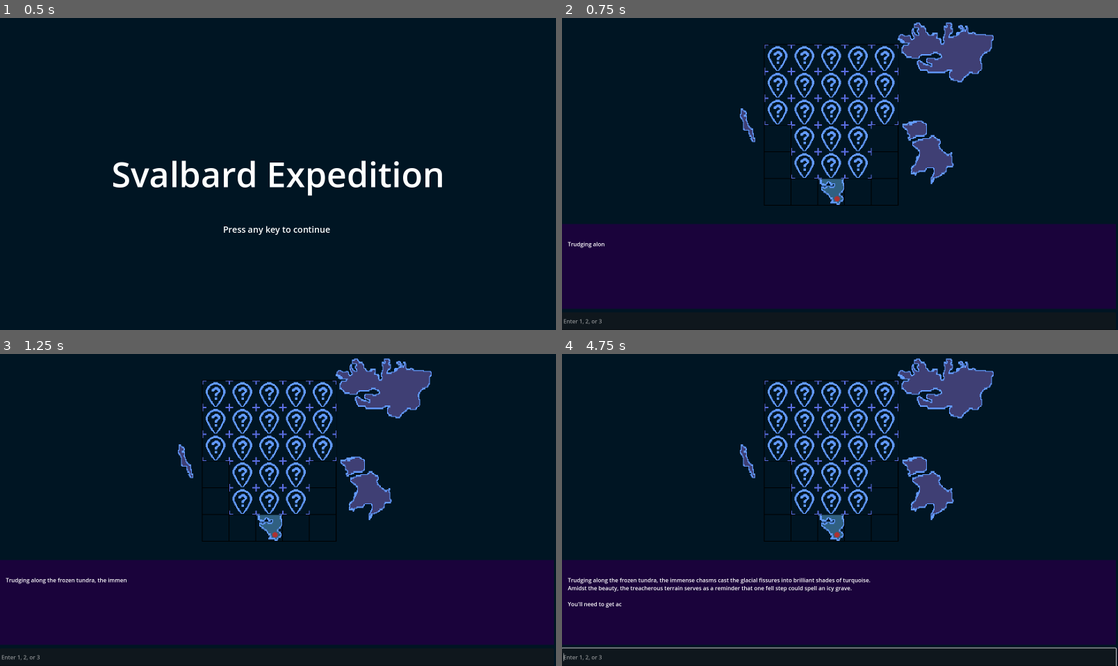
Above: before the commit, frames 1-4 (two rows, left to right).
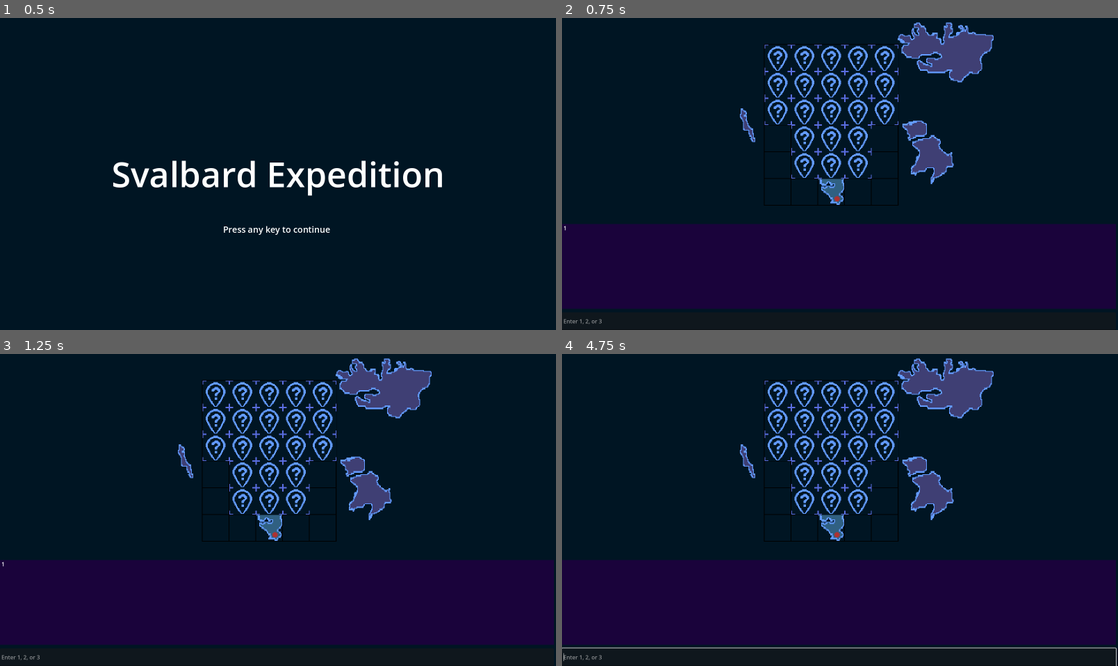
Above: after the commit, the same moments.

Repository: sshook98/SvalbardRepository
Game: Godot game, scene res://scenes/title_screen.tscn
Same seed, same stepped clock (60 frames per second), same inputs: the game is played once before the commit and once after it. Before the commit the project starts from res://title_screen.tscn.
Inputs (mouse positions are in pixels of both pictures, inside the frame that each line leads up to):
- Up to frame 1 (0.5 s): no input
- Up to frame 2 (0.75 s): tap Enter at 0.5 s; tap P at 0.6 s
- Up to frame 3 (1.25 s): no input
- Up to frame 4 (4.75 s): click (840, 656) at 1.27 s; type "12" at 1.35 s; tap P every 0.75 s from 2.1 to 4.35 s; tap Space at 3.5 s; tap Enter at 4.25 s

Frame 1 is identical in both runs. In frame 2, less than 0.1% of the frame differs, in the area x 0-8%, y 66-74%; in frame 3, 0.2%; in frame 4, 1.0%, in the area x 1-56%, y 71-82%.

Commit message:
Adding classes for Encounters and Options
This defines the basic structure to expand out the encounters for the game

Diff:
--- a/game_manager.tscn
+++ /dev/null
@@ -1,126 +0,0 @@
-[gd_scene load_steps=5 format=3 uid="uid://bnqmqvyajrxfx"]
-
-[ext_resource type="Script" path="res://game_manager.gd" id="1_r0oxt"]
-[ext_resource type="Texture2D" uid="uid://bah3o1e8m7076" path="res://Svalbard Overall Map Grid 1000 Updated.png" id="2_6bwyn"]
-[ext_resource type="Texture2D" uid="uid://d0qbbyknx3h0" path="res://SvalbardMapDot.png" id="3_r2c3j"]
-[ext_resource type="PackedScene" uid="uid://dwavlj7arfn1f" path="res://map_tiles.tscn" id="4_aql72"]
-
-[node name="GameManager" type="Node2D"]
-script = ExtResource("1_r0oxt")
-
-[node name="LineEdit" type="LineEdit" parent="."]
-anchors_preset = 12
-anchor_top = 1.0
-anchor_right = 1.0
-anchor_bottom = 1.0
-offset_top = 849.0
-offset_right = 1594.0
-offset_bottom = 901.0
-grow_horizontal = 2
-grow_vertical = 0
-placeholder_text = "Enter 1, 2, or 3"
-max_length = 1600
-
-[node name="RichTextLabel" type="RichTextLabel" parent="."]
-offset_top = 595.0
-offset_right = 1594.0
-offset_bottom = 839.0
-
-[node name="ColorRect" type="ColorRect" parent="RichTextLabel"]
-show_behind_parent = true
-layout_mode = 0
-offset_right = 1594.0
-offset_bottom = 244.0
-color = Color(0.102721, 0.0110778, 0.230014, 1)
-
-[node name="Control" type="Control" parent="."]
-layout_mode = 3
-anchors_preset = 15
-anchor_right = 1.0
-anchor_bottom = 1.0
-grow_horizontal = 2
-grow_vertical = 2
-
-[node name="Map" type="TextureRect" parent="."]
-offset_left = 272.0
-offset_right = 1330.0
-offset_bottom = 595.0
-texture = ExtResource("2_6bwyn")
-expand_mode = 1
-
-[node name="Dot" type="TextureRect" parent="Map"]
-layout_mode = 0
-offset_left = 473.0
-offset_top = 476.0
-offset_right = 793.0
-offset_bottom = 796.0
-scale = Vector2(0.3, 0.3)
-texture = ExtResource("3_r2c3j")
-
-[node name="A4" parent="Map" instance=ExtResource("4_aql72")]
-position = Vector2(311, 233)
-
-[node name="A5" parent="Map" instance=ExtResource("4_aql72")]
-position = Vector2(311, 156)
-
-[node name="A6" parent="Map" instance=ExtResource("4_aql72")]
-position = Vector2(311, 79)
-
-[node name="B2" parent="Map" instance=ExtResource("4_aql72")]
-position = Vector2(388, 387)
-
-[node name="B3" parent="Map" instance=ExtResource("4_aql72")]
-position = Vector2(388, 310)
-
-[node name="B4" parent="Map" instance=ExtResource("4_aql72")]
-position = Vector2(388, 233)
-
-[node name="B5" parent="Map" instance=ExtResource("4_aql72")]
-position = Vector2(388, 156)
-
-[node name="B6" parent="Map" instance=ExtResource("4_aql72")]
-position = Vector2(388, 79)
-
-[node name="C2" parent="Map" instance=ExtResource("4_aql72")]
-position = Vector2(465, 387)
-
-[node name="C3" parent="Map" instance=ExtResource("4_aql72")]
-position = Vector2(465, 310)
-
-[node name="C4" parent="Map" instance=ExtResource("4_aql72")]
-position = Vector2(465, 233)
-
-[node name="C5" parent="Map" instance=ExtResource("4_aql72")]
-position = Vector2(465, 156)
-
-[node name="C6" parent="Map" instance=ExtResource("4_aql72")]
-position = Vector2(465, 79)
-
-[node name="D2" parent="Map" instance=ExtResource("4_aql72")]
-position = Vector2(542, 387)
-
-[node name="D3" parent="Map" instance=ExtResource("4_aql72")]
-position = Vector2(542, 310)
-
-[node name="D4" parent="Map" instance=ExtResource("4_aql72")]
-position = Vector2(542, 233)
-
-[node name="D5" parent="Map" instance=ExtResource("4_aql72")]
-position = Vector2(542, 156)
-
-[node name="D6" parent="Map" instance=ExtResource("4_aql72")]
-position = Vector2(542, 79)
-
-[node name="E4" parent="Map" instance=ExtResource("4_aql72")]
-position = Vector2(619, 233)
-
-[node name="E5" parent="Map" instance=ExtResource("4_aql72")]
-position = Vector2(619, 156)
-
-[node name="E6" parent="Map" instance=ExtResource("4_aql72")]
-position = Vector2(619, 79)
-
-[node name="TypingTimer" type="Timer" parent="."]
-
-[connection signal="text_changed" from="LineEdit" to="." method="_on_line_edit_text_changed"]
-[connection signal="text_submitted" from="LineEdit" to="." method="_on_line_edit_text_submitted"]
--- a/project.godot
+++ b/project.godot
@@ -11,8 +11,8 @@
 [application]
 
 config/name="SvalbardExpedition"
-run/main_scene="res://title_screen.tscn"
-config/features=PackedStringArray("4.3", "Forward Plus")
+run/main_scene="res://scenes/title_screen.tscn"
+config/features=PackedStringArray("4.2", "Forward Plus")
 config/icon="res://icon.svg"
 
 [display]
--- /dev/null
+++ b/scenes/game_manager.tscn
@@ -0,0 +1,126 @@
+[gd_scene load_steps=5 format=3 uid="uid://bnqmqvyajrxfx"]
+
+[ext_resource type="Script" path="res://scripts/game_manager.gd" id="1_yarko"]
+[ext_resource type="Texture2D" uid="uid://bah3o1e8m7076" path="res://Svalbard Overall Map Grid 1000 Updated.png" id="2_y5oyw"]
+[ext_resource type="Texture2D" uid="uid://d0qbbyknx3h0" path="res://SvalbardMapDot.png" id="3_5jbsp"]
+[ext_resource type="PackedScene" uid="uid://dwavlj7arfn1f" path="res://scenes/map_tiles.tscn" id="4_ke2fk"]
+
+[node name="GameManager" type="Node2D"]
+script = ExtResource("1_yarko")
+
+[node name="LineEdit" type="LineEdit" parent="."]
+anchors_preset = 12
+anchor_top = 1.0
+anchor_right = 1.0
+anchor_bottom = 1.0
+offset_top = 849.0
+offset_right = 1594.0
+offset_bottom = 901.0
+grow_horizontal = 2
+grow_vertical = 0
+placeholder_text = "Enter 1, 2, or 3"
+max_length = 1600
+
+[node name="RichTextLabel" type="RichTextLabel" parent="."]
+offset_top = 595.0
+offset_right = 1594.0
+offset_bottom = 839.0
+
+[node name="ColorRect" type="ColorRect" parent="RichTextLabel"]
+show_behind_parent = true
+layout_mode = 0
+offset_right = 1594.0
+offset_bottom = 244.0
+color = Color(0.102721, 0.0110778, 0.230014, 1)
+
+[node name="Control" type="Control" parent="."]
+layout_mode = 3
+anchors_preset = 15
+anchor_right = 1.0
+anchor_bottom = 1.0
+grow_horizontal = 2
+grow_vertical = 2
+
+[node name="Map" type="TextureRect" parent="."]
+offset_left = 272.0
+offset_right = 1330.0
+offset_bottom = 595.0
+texture = ExtResource("2_y5oyw")
+expand_mode = 1
+
+[node name="Dot" type="TextureRect" parent="Map"]
+layout_mode = 0
+offset_left = 473.0
+offset_top = 476.0
+offset_right = 793.0
+offset_bottom = 796.0
+scale = Vector2(0.3, 0.3)
+texture = ExtResource("3_5jbsp")
+
+[node name="Maptile" parent="Map" instance=ExtResource("4_ke2fk")]
+position = Vector2(542, 79)
+
+[node name="Maptile2" parent="Map" instance=ExtResource("4_ke2fk")]
+position = Vector2(619, 79)
+
+[node name="Maptile3" parent="Map" instance=ExtResource("4_ke2fk")]
+position = Vector2(388, 233)
+
+[node name="Maptile4" parent="Map" instance=ExtResource("4_ke2fk")]
+position = Vector2(619, 233)
+
+[node name="Maptile5" parent="Map" instance=ExtResource("4_ke2fk")]
+position = Vector2(465, 233)
+
+[node name="Maptile6" parent="Map" instance=ExtResource("4_ke2fk")]
+position = Vector2(542, 233)
+
+[node name="Maptile7" parent="Map" instance=ExtResource("4_ke2fk")]
+position = Vector2(388, 310)
+
+[node name="Maptile8" parent="Map" instance=ExtResource("4_ke2fk")]
+position = Vector2(465, 310)
+
+[node name="Maptile9" parent="Map" instance=ExtResource("4_ke2fk")]
+position = Vector2(542, 310)
+
+[node name="Maptile10" parent="Map" instance=ExtResource("4_ke2fk")]
+position = Vector2(542, 387)
+
+[node name="Maptile11" parent="Map" instance=ExtResource("4_ke2fk")]
+position = Vector2(465, 387)
+
+[node name="Maptile12" parent="Map" instance=ExtResource("4_ke2fk")]
+position = Vector2(619, 156)
+
+[node name="Maptile13" parent="Map" instance=ExtResource("4_ke2fk")]
+position = Vector2(542, 156)
+
+[node name="Maptile14" parent="Map" instance=ExtResource("4_ke2fk")]
+position = Vector2(465, 156)
+
+[node name="Maptile15" parent="Map" instance=ExtResource("4_ke2fk")]
+position = Vector2(388, 156)
+
+[node name="Maptile16" parent="Map" instance=ExtResource("4_ke2fk")]
+position = Vector2(465, 79)
+
+[node name="Maptile17" parent="Map" instance=ExtResource("4_ke2fk")]
+position = Vector2(311, 233)
+
+[node name="Maptile18" parent="Map" instance=ExtResource("4_ke2fk")]
+position = Vector2(311, 156)
+
+[node name="Maptile19" parent="Map" instance=ExtResource("4_ke2fk")]
+position = Vector2(388, 387)
+
+[node name="Maptile20" parent="Map" instance=ExtResource("4_ke2fk")]
+position = Vector2(311, 79)
+
+[node name="Maptile21" parent="Map" instance=ExtResource("4_ke2fk")]
+position = Vector2(388, 79)
+
+[node name="TypingTimer" type="Timer" parent="."]
+
+[connection signal="text_changed" from="LineEdit" to="." method="_on_line_edit_text_changed"]
+[connection signal="text_submitted" from="LineEdit" to="." method="_on_line_edit_text_submitted"]
--- a/title_screen.tscn
+++ b/scenes/title_screen.tscn
@@ -1,6 +1,6 @@
 [gd_scene load_steps=2 format=3 uid="uid://v26p6vr2g1p3"]
 
-[ext_resource type="Script" path="res://title_screen.gd" id="1_771a1"]
+[ext_resource type="Script" path="res://scripts/title_screen.gd" id="1_opgb0"]
 
 [node name="Title_Screen" type="Control"]
 layout_mode = 3
@@ -9,7 +9,7 @@
 anchor_bottom = 1.0
 grow_horizontal = 2
 grow_vertical = 2
-script = ExtResource("1_771a1")
+script = ExtResource("1_opgb0")
 
 [node name="Title_Text" type="Label" parent="."]
 layout_mode = 1
--- /dev/null
+++ b/scripts/enconter.gd
@@ -0,0 +1,13 @@
+extends Object
+
+class_name Encounter
+
+var map_pos: String
+var encounter_parts: Array[EncounterPart]
+var encounter_part_index: int
+
+# Called when the class is consructed
+func _init(_map_pos: String, _encounter_parts: Array[EncounterPart]):
+	map_pos = _map_pos
+	encounter_parts = _encounter_parts
+	encounter_part_index = 0
--- /dev/null
+++ b/scripts/encounter_part.gd
@@ -0,0 +1,11 @@
+extends Object
+
+class_name EncounterPart
+
+var prompt: String
+var options: Array[Option]
+
+# Called when the class is consructed
+func _init(_prompt: String, _options: Array[Option]):
+	prompt = _prompt
+	options = _options
--- /dev/null
+++ b/scripts/game_manager.gd
@@ -0,0 +1,275 @@
+extends Node2D
+
+var rng = RandomNumberGenerator.new()
+var last_message_is_help_message = false
+var ready_for_input = true
+var can_move = true
+
+#var encounter_1_part_1 = {
+	#"image_path": "",
+	#"prompt": """
+	#Trudging along the frozen tundra, the immense chasms cast the glacial fissures into brilliant shades of turquose.
+	#Amidst the beauty, the treacherous terrain serves as a reminder that one fell step could spell an icy grave.
+	#
+	#You'll need to get across the glacier, but how?
+	#1. Make your way down the fissures to the coastline
+	#2. Traverse along the glacial ridge and cross the fissues
+	#3. Head inland, colder, but hopefully the terrain will be more forgiving
+	#
+	#""",
+	#"1": """
+	#You make your way down the fissures to the coastline.
+	#
+	#A polar bear is returning from an unnsuccessful hunt.
+	#
+	#It looks pretty tired, so you toss him some of your food, just to make sure it doesn't decide to follow you.
+	#
+	#Lose 1 food
+	#""",
+	#"2": """
+	#You leap across the fissures, looking for sections where they narrow and hanve less sheer drops.
+	#
+	#After awhile, your legs began to cramp and you have to rest.
+	#
+	#Lose 1 day of time.
+	#""",
+	#"3": """
+	#You head inland and up into the hills.
+	#
+	#Lose 1 fuel
+	#""",
+#}
+#var encounter_1_part_2 = {
+	#"image_path": "",
+	#"prompt": """
+	#test prompt - you need to do the thing
+	#
+	#but the thing is...
+	#
+	#there is a problem
+	#
+	#so what do you do?
+	#
+	#option 1: do action 1
+	#option 2: do action 2
+	#option 3: do action 3
+	#
+	#""",
+	#"1": "result of action 1",
+	#"nextEncounter1": "",
+	#"2": "result of action 2",
+	#"nextEncounter2": "",
+	#"3": "result of action 3",
+	#"nextEnconter3": "",
+#}
+
+#var encounter1 = {
+	#"map_pos": "C1",
+	#"id": 1,
+	#"encounter_part_index": 0,
+	#"encounter_parts": [encounter_1_part_1, encounter_1_part_2],
+#}
+
+# Encounter C1
+var encounter1_part1_option1 = Option.new("test action 1", "test result 1", 1)
+var encounter1_part1 = EncounterPart.new("test prompt 1", [encounter1_part1_option1])
+
+var encounter1_part2_option1 = Option.new("test action 2", "test result 2")
+var encounter1_part2_option2 = Option.new("test action 3", "test result 3")
+var encounter1_part2 = EncounterPart.new("test prompt 2", [encounter1_part2_option1, encounter1_part2_option2])
+
+var encounter1 = Encounter.new("C1", [encounter1_part1, encounter1_part2])
+
+# Encounter C2
+var encounter2_part1_option1 = Option.new("test action 4", "test result 4", 1)
+var encounter2_part1 = EncounterPart.new("test prompt 3", [encounter1_part1_option1])
+
+var encounter2_part2_option1 = Option.new("test action 5", "test result 5")
+var encounter2_part2_option2 = Option.new("test action 6", "test result 6")
+var encounter2_part2 = EncounterPart.new("test prompt 4", [encounter1_part2_option1, encounter1_part2_option2])
+var encounter2 = Encounter.new("C2", [encounter2_part1, encounter2_part2])
+
+var encounters = [encounter1, encounter2]
+var current_encounter = encounters[0]
+
+var letter_to_number_dict = {
+	"~": -1,
+	"A": 1,
+	"B": 2,
+	"C": 3,
+	"D": 4,
+	"E": 5,
+	"F": 6,
+	"G": 7,
+	"H": 8,
+
+	0: "~",
+	1: "A",
+	2: "B",
+	3: "C",
+	4: "D",
+	5: "E",
+	6: "F",
+	7: "G",
+	8: "H",
+	9: "~"
+}
+
+# Vector2i(col, row)
+var valid_positions = ["C1", "C2", "B3", "C3", "D3"]
+
+var initial_pos = "C1"
+var player_pos = "C1"
+
+
+#meowdy
+
+# Called when the node enters the scene tree for the first time.
+func _ready():
+	print("Valid positons: ", valid_positions)
+	current_encounter = find_starting_encounter()
+	start_encounter()
+
+# Called every frame. 'delta' is the elapsed time since the previous frame.
+func _process(delta):
+	pass
+
+func find_starting_encounter():
+	var starting_encounter = encounters[0]
+	for encounter in encounters:
+		if encounter.map_pos == player_pos:
+			starting_encounter = encounter
+	return starting_encounter
+
+func start_encounter():
+	clear_text()
+	var encounter_part = get_current_encounter_part()
+	await add_text_line(encounter_part.prompt)
+
+	var options = encounter_part.options
+	for option in options:
+		await get_tree().create_timer(0.1).timeout
+		await add_text_line(option.action)
+
+	can_move = false
+
+func finish_encounter():
+	# TODO: hide the map tile for the current player_pos
+	can_move = true
+	$RichTextLabel.newline()
+	await add_text_line("It's time to move on")
+
+
+func is_encounter_complete(encounter):
+	return encounter.encounter_part_index >= encounter.encounter_parts.size()
+
+func are_all_enconters_complete():
+	for encount in encounters:
+		if not is_encounter_complete(encount):
+			return false
+	return true
+
+func _unhandled_input(event):
+	if event is InputEventKey and event.keycode == KEY_P:
+		clear_text()
+
+
+func _on_line_edit_text_changed(input_text):
+	if input_text == "":
+		return # Removing this causes infinite recursion
+	elif ready_for_input == false:
+		$LineEdit.clear()
+		return
+
+	if can_move:
+		if input_text == "w":
+			await move_up()
+		elif input_text == "s":
+			await move_down()
+		elif input_text == "a":
+			await move_left()
+		elif input_text == "d":
+			await move_right()
+	else:
+		var encounter_part = get_current_encounter_part()
+		var options = encounter_part.options
+		var int_input = int(input_text) - 1
+
+		if int_input >= 0 and int_input < options.size():
+			var option = encounter_part.options[int_input]
+			await add_text_line(option.result)
+			current_encounter.encounter_part_index = current_encounter.encounter_part_index + 1
+			last_message_is_help_message = false
+		elif last_message_is_help_message == false:
+			await add_text_line("Enter a number between 1 and " + str(options.size()))
+			last_message_is_help_message = true
+
+	$LineEdit.clear()
+
+	if is_encounter_complete(current_encounter):
+		finish_encounter()
+
+func add_text_line(text_line):
+	ready_for_input = false
+	$RichTextLabel.newline()
+	for letter in text_line:
+		$RichTextLabel.add_text(letter)
+		scroll_text_to_bottom()
+		var wait_time = rng.randf_range(0.001, 0.005)
+		await get_tree().create_timer(wait_time).timeout
+	scroll_text_to_bottom()
+	ready_for_input = true
+
+
+func scroll_text_to_bottom():
+	var lineCount = $RichTextLabel.get_line_count()
+	$RichTextLabel.scroll_to_line(lineCount)
+
+func move_up():
+	await try_move(Vector2i(0, 1))
+
+func move_down():
+	await try_move(Vector2i(0, -1))
+
+func move_left():
+	await try_move(Vector2i(-1, 0))
+
+func move_right():
+	await try_move(Vector2i(1, 0))
+
+func try_move(pos_change):
+	var old_pos = player_pos
+	var pos_vector = position_name_to_vector(player_pos)
+	var new_pos = pos_vector + pos_change
+	var new_pos_name = position_vector_to_name(new_pos)
+	if is_position_valid(new_pos_name):
+		player_pos = new_pos_name
+		print("Moving from", old_pos, " to ", player_pos)
+		await add_text_line("Moving from " + str(old_pos) + " to " + str(new_pos_name))
+		# TODO: update the red dot positioning
+	else:
+		await add_text_line("Cannot move to " + str(new_pos_name))
+		print("Cannot move to ", new_pos_name)
+
+func is_position_valid(pos):
+	return valid_positions.has(pos)
+
+func position_name_to_vector(pos_name):
+	var col = int(pos_name[0])
+	var row = int(pos_name[1])
+	return Vector2i(col, row)
+
+func position_vector_to_name(pos_vector: Vector2i):
+	if letter_to_number_dict.has(pos_vector.x) and letter_to_number_dict.has(pos_vector.y):
+		var col = letter_to_number_dict[pos_vector.x]
+		var row = letter_to_number_dict[pos_vector.y]
+	else:
+		return Vector2i(-1, -1)
+
+func get_current_encounter_part():
+	var encounter_part_index = current_encounter.encounter_part_index
+	var encounter_part = current_encounter.encounter_parts[encounter_part_index]
+	return encounter_part
+
+func clear_text():
+	$RichTextLabel.clear()
--- /dev/null
+++ b/scripts/option.gd
@@ -0,0 +1,12 @@
+extends Object
+
+class_name Option
+
+var next_encounter_part_index: int
+var action: String
+var result: String
+
+# Called when the class is consructed
+func _init(_action: String, _result: String, _next_encounter_part_index: int = -1):
+	next_encounter_part_index = _next_encounter_part_index
+	result = _result
--- a/title_screen.gd
+++ b/scripts/title_screen.gd
@@ -13,4 +13,4 @@
 
 func _unhandled_input(event):
 	if event is InputEventKey:
-		get_tree().change_scene_to_file("res://game_manager.tscn")
+		get_tree().change_scene_to_file("res://scenes/game_manager.tscn")
--- /dev/null
+++ b/snow_effect.gdshader
@@ -0,0 +1,56 @@
+// simple rain/snow shader
+// useful learning resources:
+// https://www.ronja-tutorials.com/post/034-2d-sdf-basics/#circle
+// https://iquilezles.org/articles/distfunctions2d/
+
+shader_type canvas_item;
+
+// can make snow by adjusting values
+uniform int count: hint_range(0, 2000) = 150;
+uniform float slant: hint_range(-0.1, 0.1) = -0.01;
+uniform float speed: hint_range(25.0, 100.0) = 50.0;
+uniform float blur: hint_range(0.0005, 0.1) = 0.002;
+uniform vec4 colour: source_color = vec4(1.0, 1.0, 1.0, 1.0);
+uniform vec2 size = vec2(0.005, 0.2);
+
+float line_sdf(vec2 p, vec2 s) {
+	vec2 d = abs(p) - s;
+	return min(max(d.x, d.y), 0.0) + length(max(d, 0.0));
+}
+
+float Hash(float x) {
+	return fract(sin(x * 18.34) * 51.78);
+}
+
+float Hash2(float x) {
+	return fract(sin(x * 25.42) * 21.24);
+}
+
+void fragment() {
+	// inspector issue with tiny vec 2
+	vec2 s = size * 0.1;
+	// to work at the start
+	float time = TIME + 1000.0;
+	vec2 uv = UV;
+	// slant each line left or right
+	uv.x += uv.y * slant;
+	float output = 0.0;
+
+	for (int i = 1; i <= count; i++) {
+		float h1 = Hash(float(i));
+		float h2 = Hash2(float(i));
+		// make it so the lines move in the direction of the slant as well
+		// otherwise they would go directly down no matter what slant is
+		float sl = h1 * uv.y * -slant;
+		// compute random x position of line, multiply by 1.2 to cover the far edges more predictably
+		float pos_mod_x = h1 * 1.2;
+		// there is probably better way to do this, to prevent line from moving too slow compared to other lines
+		float pos_mod_y = max(h2 * speed, pos_mod_x * speed);
+		// wrap y values around to loop the anim
+		vec2 position = vec2(pos_mod_x + sl, -mod(-pos_mod_y * time * 0.1, -1.));
+		float sdf = line_sdf(uv - position, s);
+		output += clamp(- sdf / blur, 0.0, 1.0);
+	}
+
+	COLOR = vec4(colour.rgb, output);
+}
Renamed: map_tiles.tscn -> scenes/map_tiles.tscn
Not shown, added: gam25C4.tmp
Not shown, added: gamE81F.tmp
Not shown, added: gamFF19.tmp
